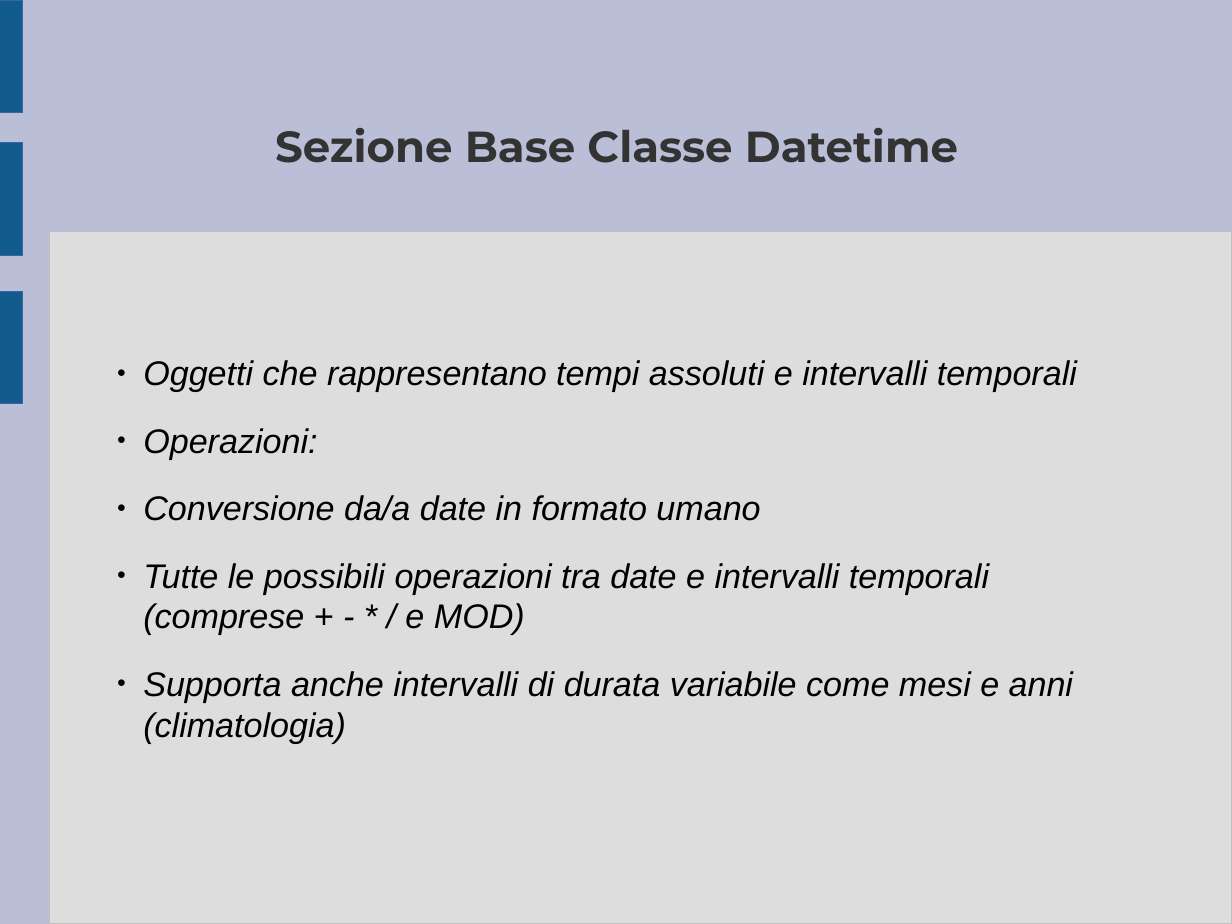
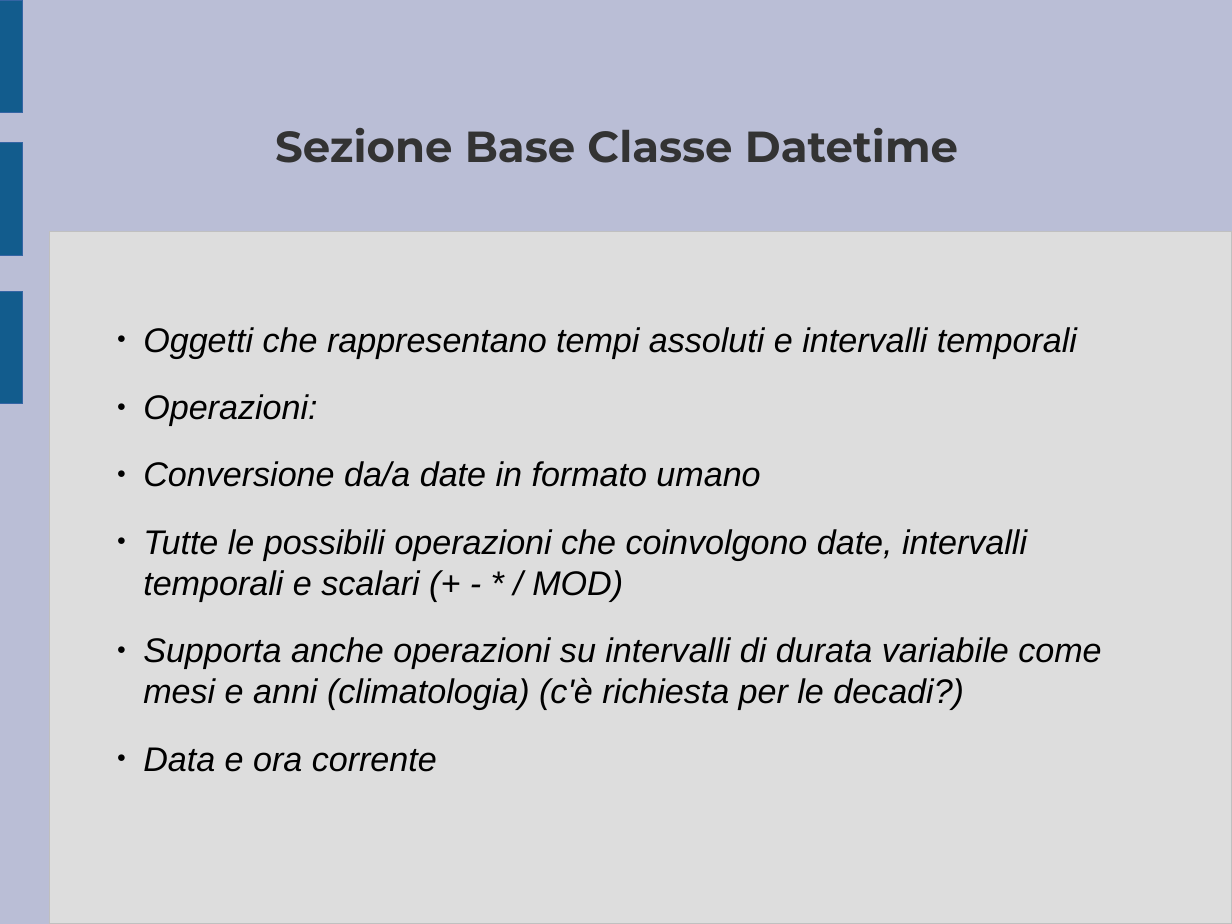
Before and after one commit to ARPA-SIMC/libsim, a slide deck: slide 5 of doc/breve_presentazione.odp. Drawn at 1232x924 pixels with LibreOffice and Linux fonts; fonts in the diff are those of the drawing. Boxes give left, top, right and bottom in pixels: in the first picture for what was removed or moved away, otherwise in the second. Text is boxed around its words. In the diff, an @@ line names an element or a change of style, - is before the commit and + after.

```diff
--- a/doc/breve_presentazione.odp
+++ b/doc/breve_presentazione.odp
@@ subtitle at [143,529,1101,772]: text changed @@
-  ● Tutte le possibili operazioni tra date e intervalli temporali (comprese + - * / e MOD)
-  ● Supporta anche intervalli di durata variabile come mesi e anni (climatologia)
+  ● Tutte le possibili operazioni che coinvolgono date, intervalli temporali e scalari (+ - * / MOD)
+  ● Supporta anche operazioni su intervalli di durata variabile come mesi e anni (climatologia) (c'è richiesta per le decadi?)
+  ● Data e ora corrente
```
Also in this commit, not shown: 7 other slides changed, 12 slides added, 2 slides removed, 10 other files.
